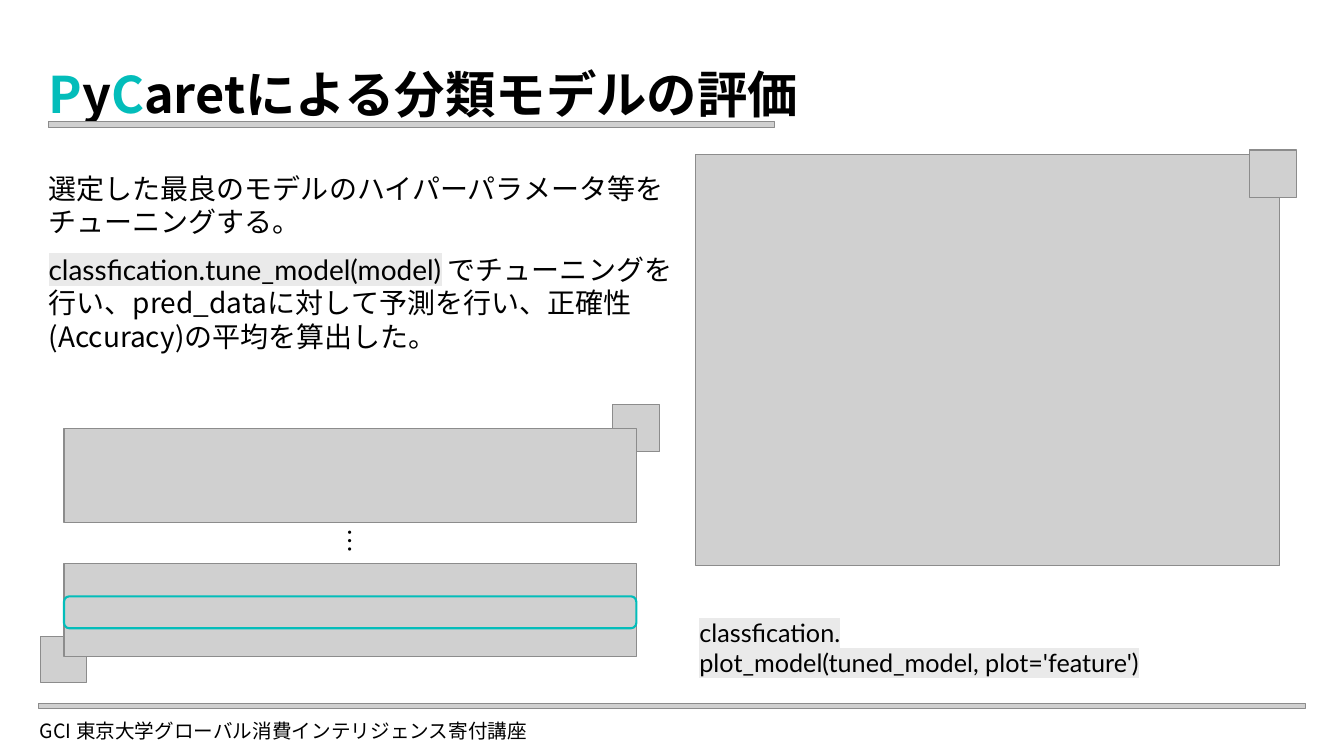
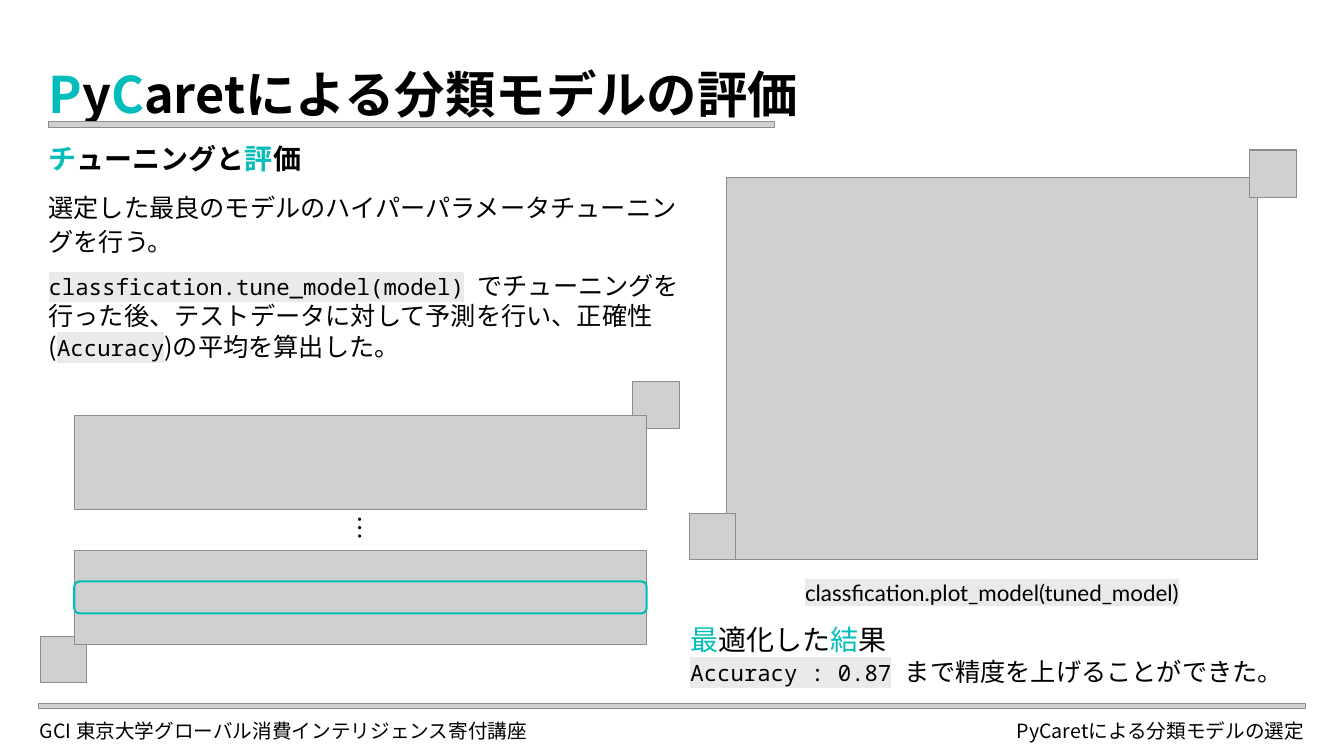
Before and after one commit to elsy0111/GCI2023Winter, a slide deck: slide 7 of LDA_Attrition.pptx. Drawn at 1344x756 pixels with LibreOffice and Linux fonts; fonts in the diff are those of the drawing; grey boxes stand for pictures. Boxes give left, top, right and bottom in pixels: in the first picture for what was removed or moved away, otherwise in the second. Text is boxed around its words. In the diff, an @@ line names an element or a change of style, - is before the commit and + after.

```diff
--- a/LDA_Attrition.pptx
+++ b/LDA_Attrition.pptx
@@ text at (x1=49, y1=145, x2=680, y2=361): text changed; size 20 to 18 pt @@
-選定した最良のモデルのハイパーパラメータ等をチューニングする。
-classfication.tune_model(model) でチューニングを行い、pred_dataに対して予測を行い、正確性(Accuracy)の平均を算出した。
+チューニングと評価
+選定した最良のモデルのハイパーパラメータチューニングを行う。
+classfication.tune_model(model) でチューニングを行った後、テストデータに対して予測を行い、正確性(Accuracy)の平均を算出した。
@@ picture resized from (x1=696, y1=154, x2=1280, y2=566) to (x1=726, y1=177, x2=1257, y2=560) @@
@@ picture moved from (x1=613, y1=404, x2=660, y2=452) to (x1=632, y1=382, x2=680, y2=430) @@
@@ picture moved from (x1=696, y1=513, x2=742, y2=560) to (x1=690, y1=513, x2=736, y2=560) @@
@@ picture moved from (x1=65, y1=564, x2=637, y2=656) to (x1=75, y1=552, x2=647, y2=645) @@
@@ 1 picture, 1 text, 1 rounded rectangle moved together from (x1=65, y1=429, x2=637, y2=629) to (x1=75, y1=415, x2=647, y2=614) @@
@@ text at (x1=690, y1=584, x2=1283, y2=686): text changed; size 18 to 16 pt @@
-classfication.
-plot_model(tuned_model, plot='feature')
+classfication.plot_model(tuned_model)
+最適化した結果
+Accuracy : 0.87 まで精度を上げることができた。
@@ text added at (x1=1017, y1=721, x2=1304, y2=743), 14 pt, text #000000 @@
+PyCaretによる分類モデルの選定
```
Also in this commit, not shown: 6 other slides changed, 6 slides added, 34 other files.
